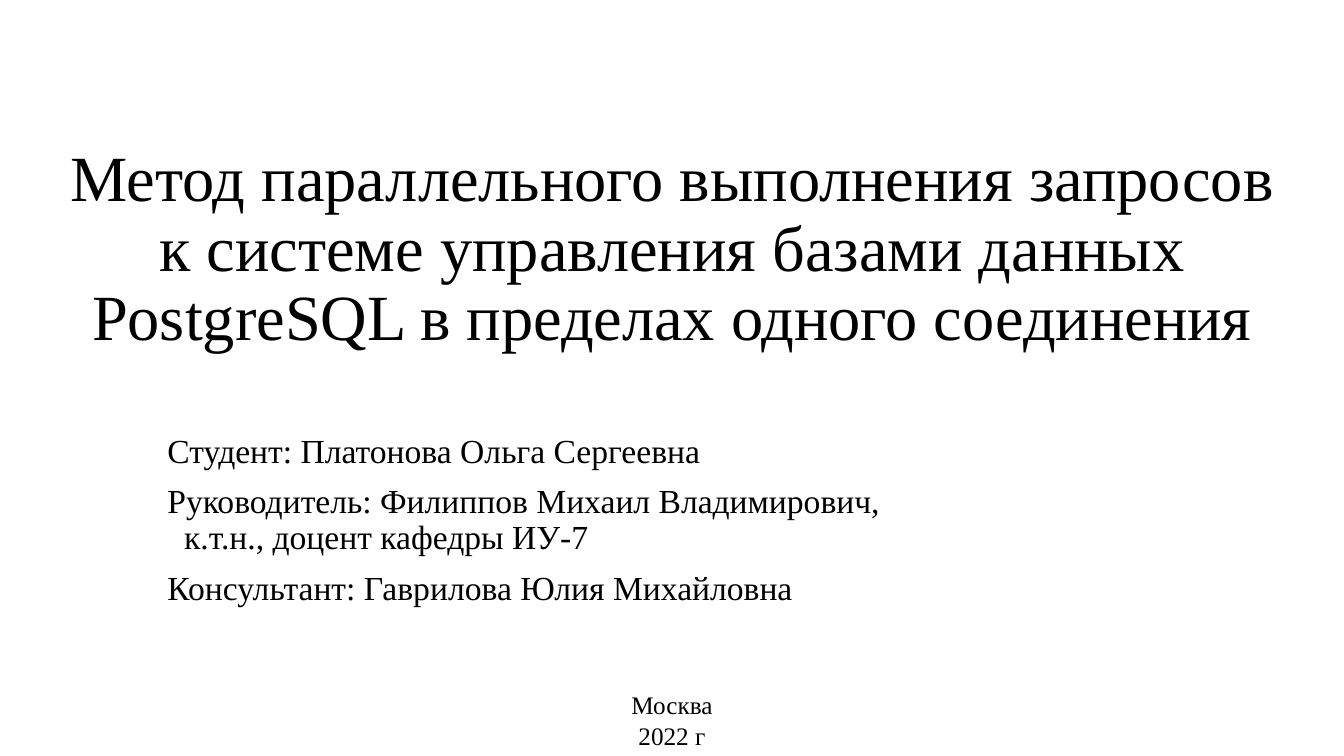
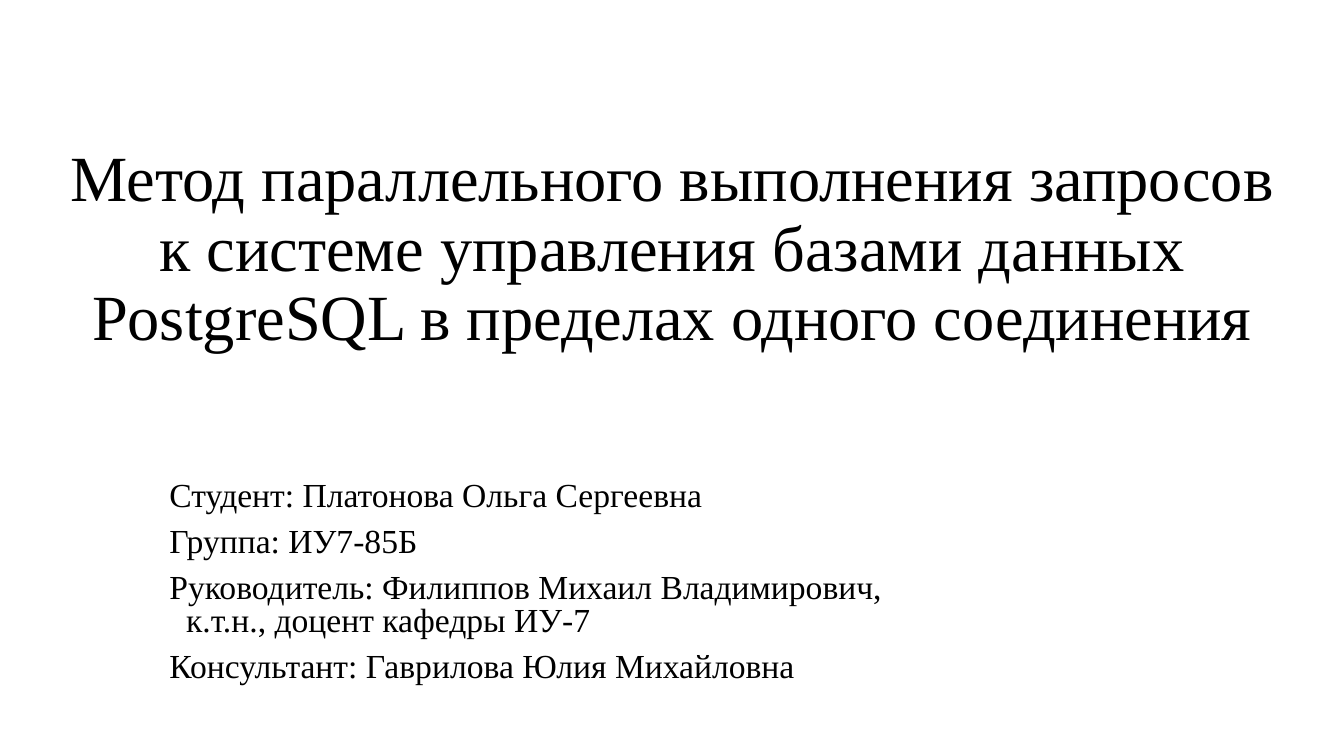
Before and after one commit to platosha-git/Diplom-theory, a slide deck: slide 1 of Презентация.pptx. Drawn at 1344x756 pixels with LibreOffice and Linux fonts; fonts in the diff are those of the drawing. Boxes give left, top, right and bottom in pixels: in the first picture for what was removed or moved away, otherwise in the second. Text is boxed around its words. In the diff, an @@ line names an element or a change of style, - is before the commit and + after.

```diff
--- a/Презентация.pptx
+++ b/Презентация.pptx
@@ subtitle "Студент: Платонова Ольга Сергеевна": place and size @@
-subtitle "Студент: Платонова Ольга Сергеевна" at [167,440,880,606]
+subtitle "Студент: Платонова Ольга Сергеевна" at [169,484,882,685]
@@ subtitle at [169,484,882,685]: line spacing 0.9 to 0.8 @@
@@ subtitle at [169,530,417,560]: paragraph added @@
+Группа: ИУ7-85Б
@@ text removed at [631,697,712,746] @@
-Москва
-2022 г
```
Also in this commit, not shown: 2 other slides changed, 7 other files.
